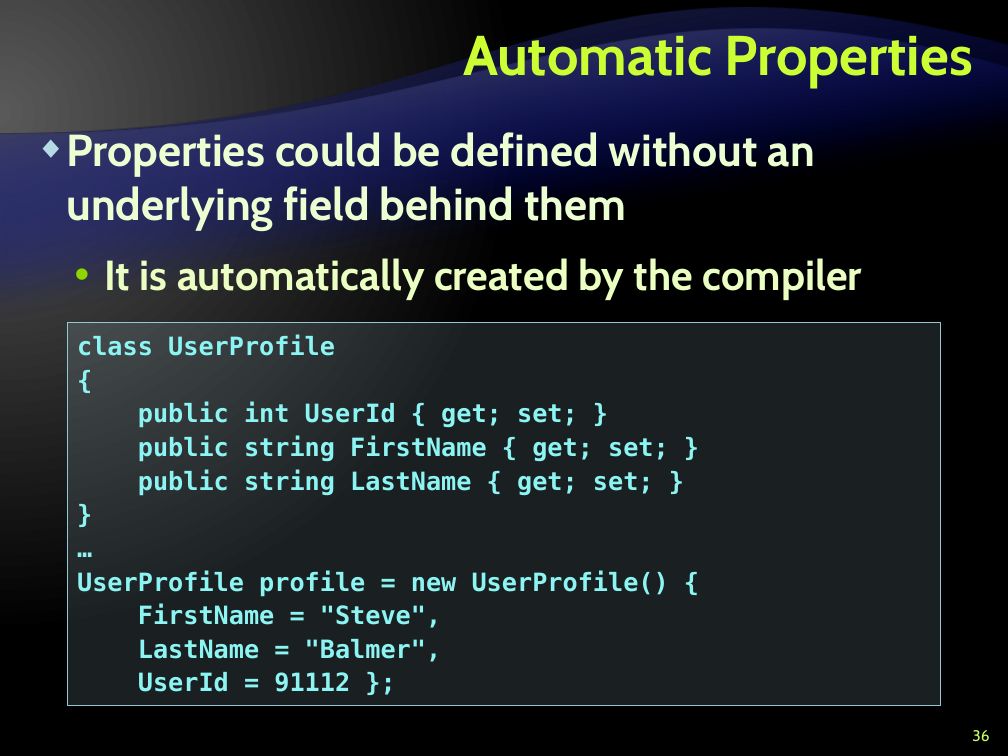
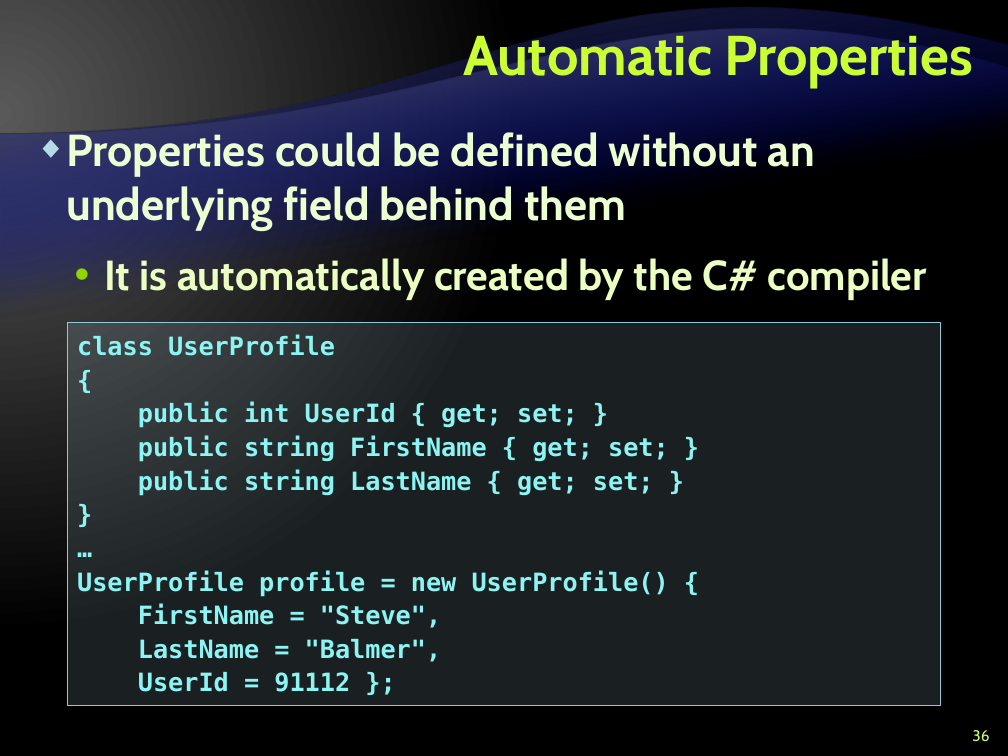
Before and after one commit to Graveheart/aspnetcourse, a slide deck: slide 36 of lectures/4. Object-Oriented Programming with CSharp.pptx. Drawn at 1008x756 pixels with LibreOffice and Linux fonts; fonts in the diff are those of the drawing; background and template pictures are left out. Boxes give left, top, right and bottom in pixels: in the first picture for what was removed or moved away, otherwise in the second. Text is boxed around its words. In the diff, an @@ line names an element or a change of style, - is before the commit and + after.

```diff
--- a/lectures/4. Object-Oriented Programming with CSharp.pptx
+++ b/lectures/4. Object-Oriented Programming with CSharp.pptx
@@ text at [105,258,926,300]: text changed @@
-  • It is automatically created by the compiler
+  • It is automatically created by the C# compiler
```
Also in this commit, not shown: 28 other slides changed, 1 slide added.
